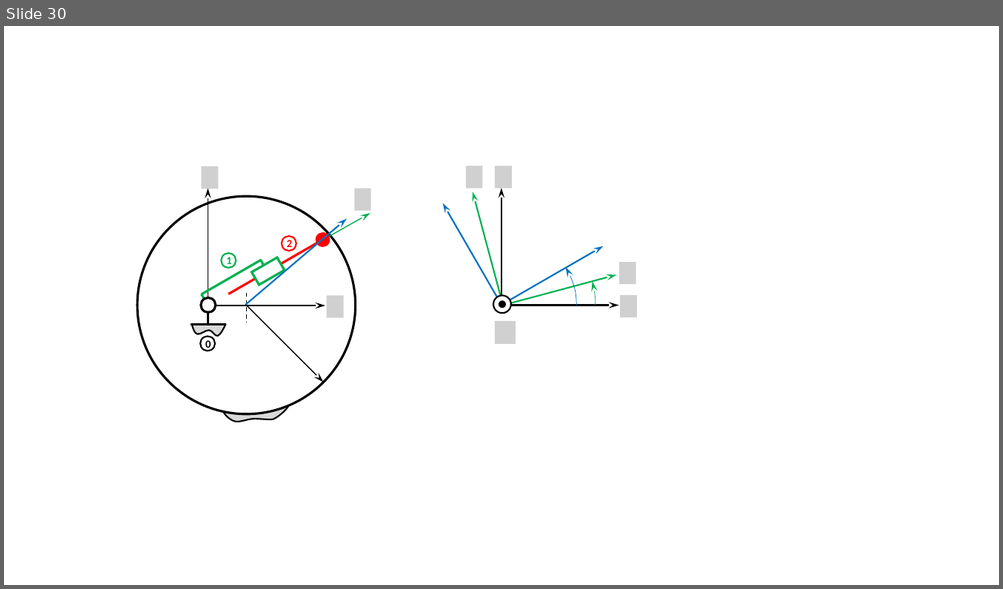
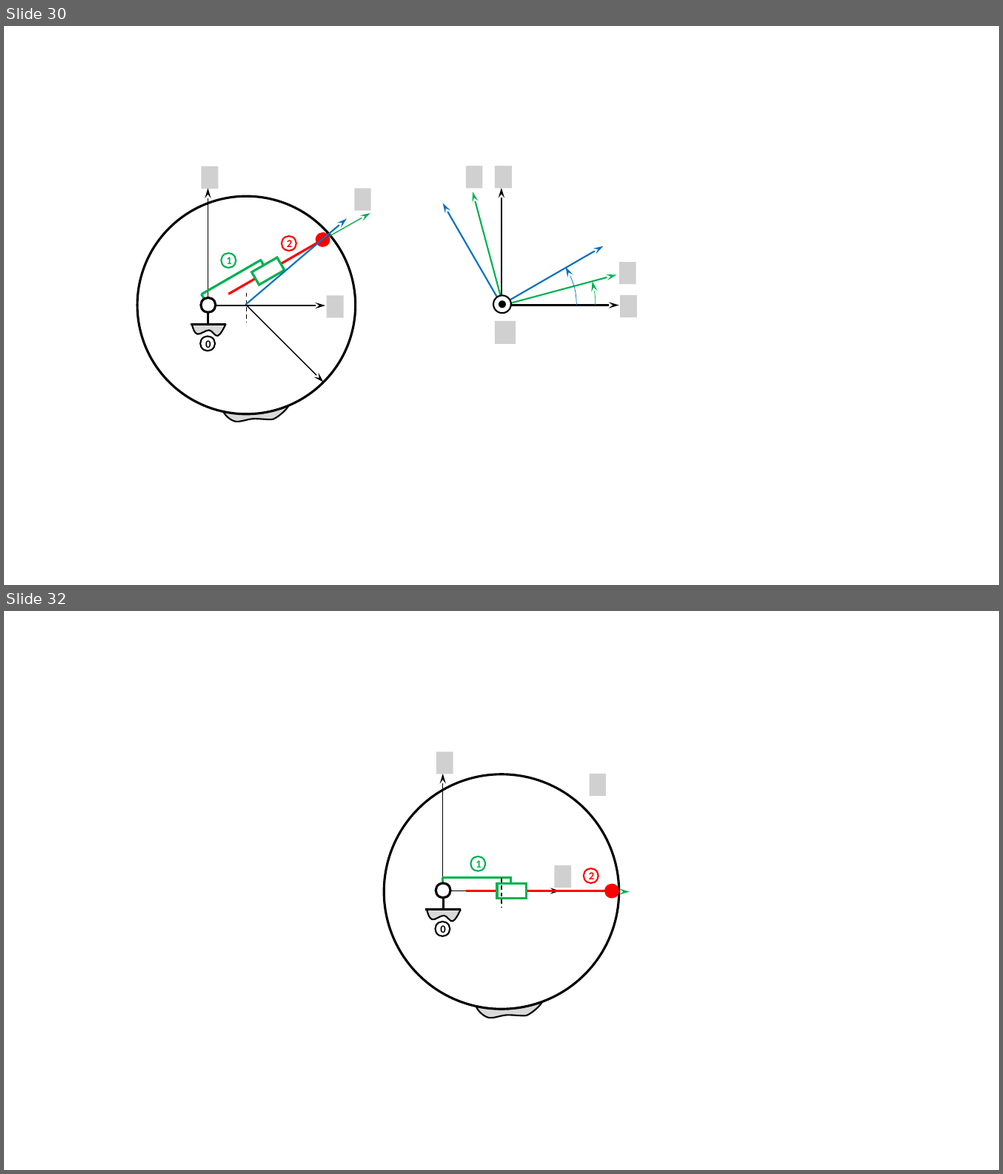
Before and after one commit to xpessoles/ExercicesCompetences, a slide deck: MecanismesDeBase/Figures.pptx. Shown one above the other, each under a label of ours: slide 30 before the commit, slides 30 and 32 after it; the slides between them are not shown. The pictures are 1003x589 and 1003x1174 pixels, drawn with LibreOffice and Linux fonts; fonts in the diff are those of the drawing; grey boxes stand for pictures; background and template pictures are left out. Boxes give left, top, right and bottom in pixels: in the first picture for what was removed or moved away, otherwise in the second. Text is boxed around its words. In the diff, an @@ line names an element or a change of style, - is before the commit and + after.

```diff
--- a/MecanismesDeBase/Figures.pptx
+++ b/MecanismesDeBase/Figures.pptx
@@ slide 32 added at (x1=4, y1=611, x2=999, y2=1170), background #FFFFFF @@
@@ picture added at (x1=436, y1=752, x2=453, y2=775) @@
@@ ellipse added at (x1=384, y1=775, x2=619, y2=1009), fill #FFFFFF, outline #000000 2.25 pt @@
@@ arrow added from (443, 891) to (443, 774), #000000 1 pt @@
@@ picture added at (x1=589, y1=774, x2=606, y2=796) @@
@@ ellipse added at (x1=470, y1=857, x2=485, y2=871), outline #00B050 1.5 pt, 10.5 pt, text #00B050, bold @@
+1
@@ picture added at (x1=555, y1=866, x2=572, y2=888) @@
@@ ellipse added at (x1=583, y1=869, x2=599, y2=883), outline #FF0000 1.5 pt, 10.5 pt, text #FF0000, bold @@
+2
@@ ellipse added at (x1=436, y1=883, x2=451, y2=898), fill #FFFFFF, outline #000000 2.25 pt @@
@@ line added from (443, 898) to (443, 909), #000000 2.25 pt @@
@@ arrow added from (443, 891) to (560, 891), #000000 1 pt @@
@@ group added at (x1=443, y1=878, x2=629, y2=902): 4 lines, 1 arrow, 1 ellipse, 1 rectangle @@
@@ line added from (502, 878) to (502, 908), #000000 1 pt dashed @@
@@ line added from (461, 910) to (426, 910), #000000 2.25 pt @@
@@ freeform shape added at (x1=427, y1=909, x2=461, y2=921), fill #D9D9D9, outline #000000 1.5 pt @@
@@ ellipse added at (x1=435, y1=922, x2=450, y2=937), outline #000000 1.5 pt, 10.5 pt, text #000000, bold @@
+0
@@ freeform shape added at (x1=476, y1=1003, x2=542, y2=1019), fill #D9D9D9, outline #000000 1.5 pt @@
```
Also in this commit, not shown: 2 other slides added, 4 other files.
